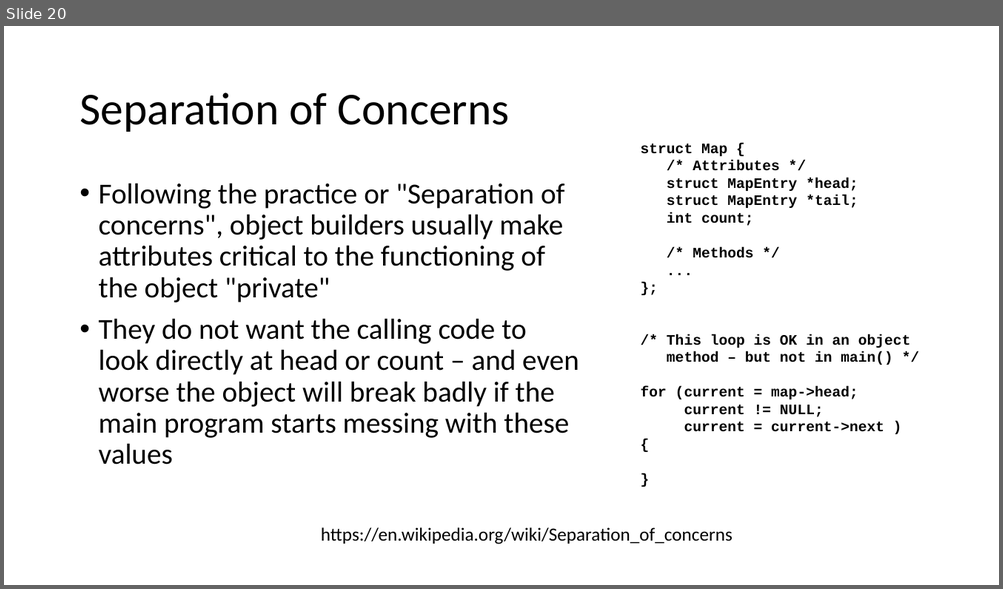
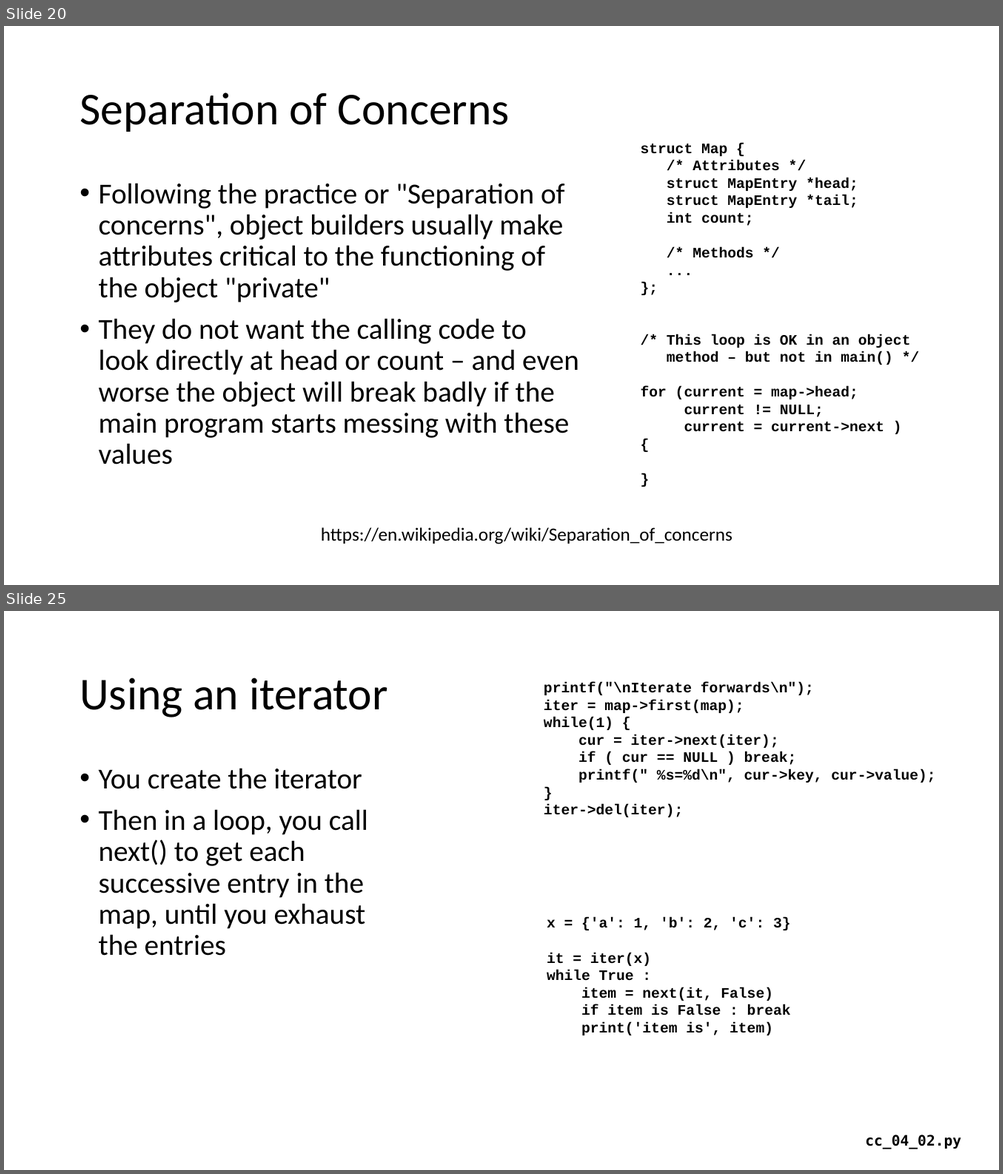
Before and after one commit to csev/cc4e, a slide deck: lectures/CC-04-Data-Structure.pptx. Shown one above the other, each under a label of ours: slide 20 before the commit, slides 20 and 25 after it; the slides between them are not shown. The pictures are 1003x589 and 1003x1174 pixels, drawn with LibreOffice and Linux fonts; fonts in the diff are those of the drawing. Boxes give left, top, right and bottom in pixels: in the first picture for what was removed or moved away, otherwise in the second. Text is boxed around its words. In the diff, an @@ line names an element or a change of style, - is before the commit and + after.

```diff
--- a/lectures/CC-04-Data-Structure.pptx
+++ b/lectures/CC-04-Data-Structure.pptx
@@ slide 25 added at [4,611,999,1170], background #FFFFFF @@
@@ title added at [79,678,388,718], 44 pt, text #000000 @@
+Using an iterator
@@ text added at [543,682,935,817], 14 pt, text #000000, bold @@
+printf("\nIterate forwards\n");
+iter = map->first(map);
+while(1) {
+cur = iter->next(iter);
+if ( cur == NULL ) break;
+printf(" %s=%d\n", cur->key, cur->value);
+}
+iter->del(iter);
@@ text added at [99,768,368,956], 28 pt, text #000000 @@
+• You create the iterator
+• Then in a loop, you call next() to get each successive entry in the map, until you exhaust the entries
@@ text added at [546,918,791,1036], 14 pt, text #000000, bold @@
+x = {'a': 1, 'b': 2, 'c': 3}
+it = iter(x)
+while True :
+item = next(it, False)
+if item is False : break
+print('item is', item)
@@ text added at [865,1135,961,1150], 14 pt, text #000000, bold @@
+cc_04_02.py
```
Also in this commit, not shown: 3 slides changed, 4 other slides added, 1 other file.
